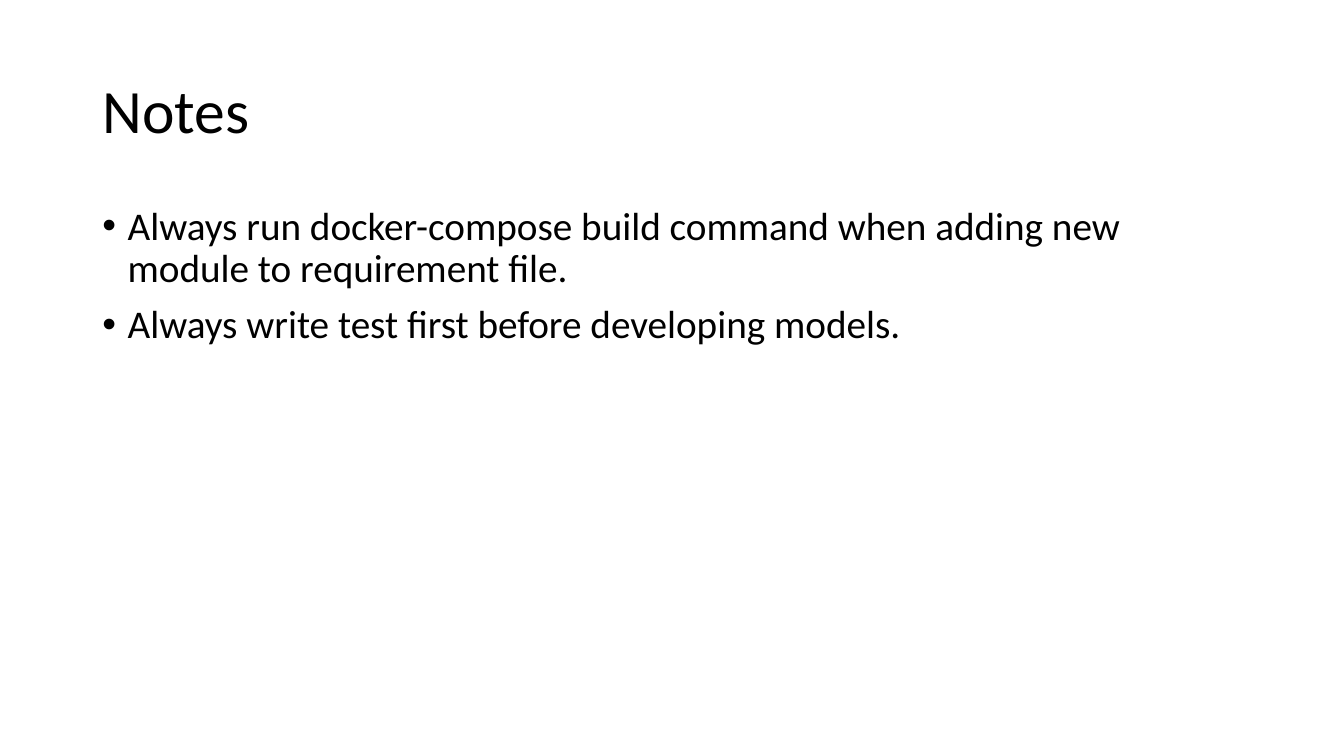
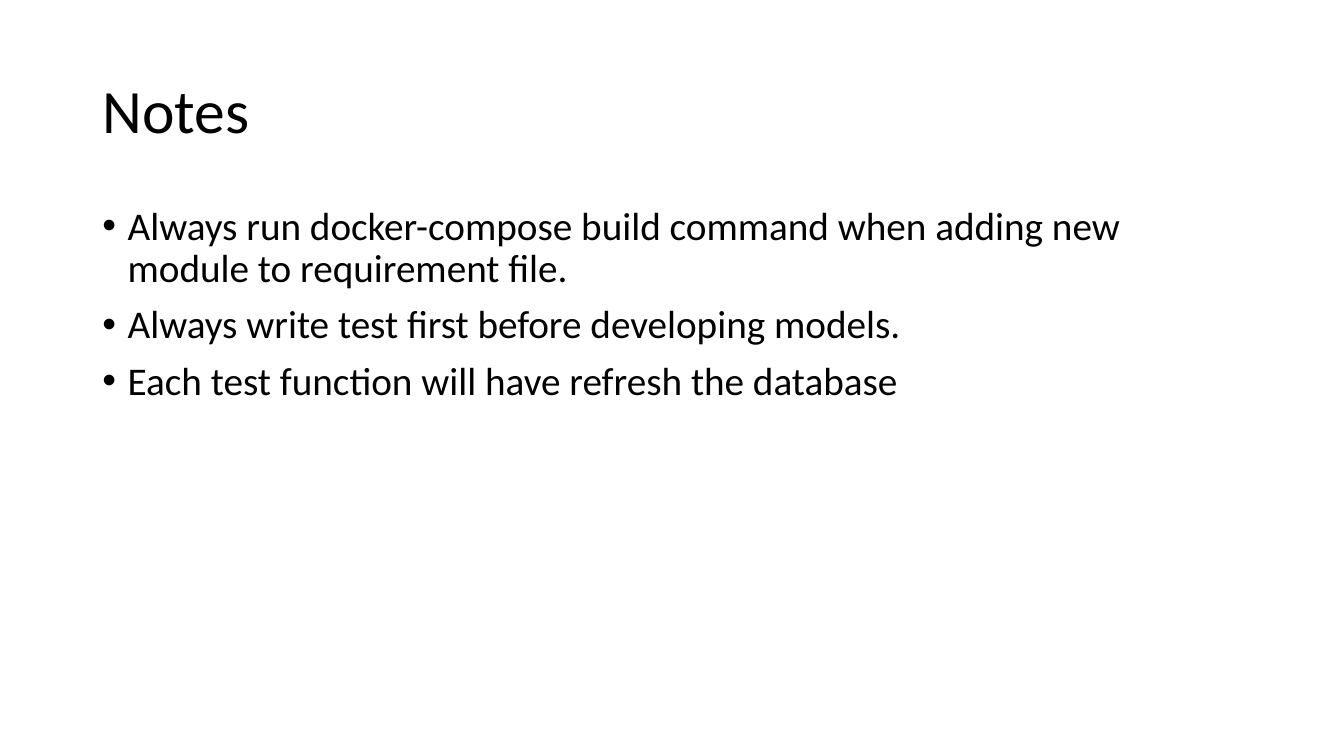
Before and after one commit to Smit24-git/recipe-app-api, a slide deck: slide 18 of Advance Django setup.pptx (slide 16 before the commit). Drawn at 1344x756 pixels with LibreOffice and Linux fonts; fonts in the diff are those of the drawing. Boxes give left, top, right and bottom in pixels: in the first picture for what was removed or moved away, otherwise in the second. Text is boxed around its words. In the diff, an @@ line names an element or a change of style, - is before the commit and + after.

```diff
--- a/Advance Django setup.pptx
+++ b/Advance Django setup.pptx
@@ text at (128,367,897,396): paragraph added @@
+• Each test function will have refresh the database
```
Also in this commit, not shown: 2 slides added, 9 other files.
